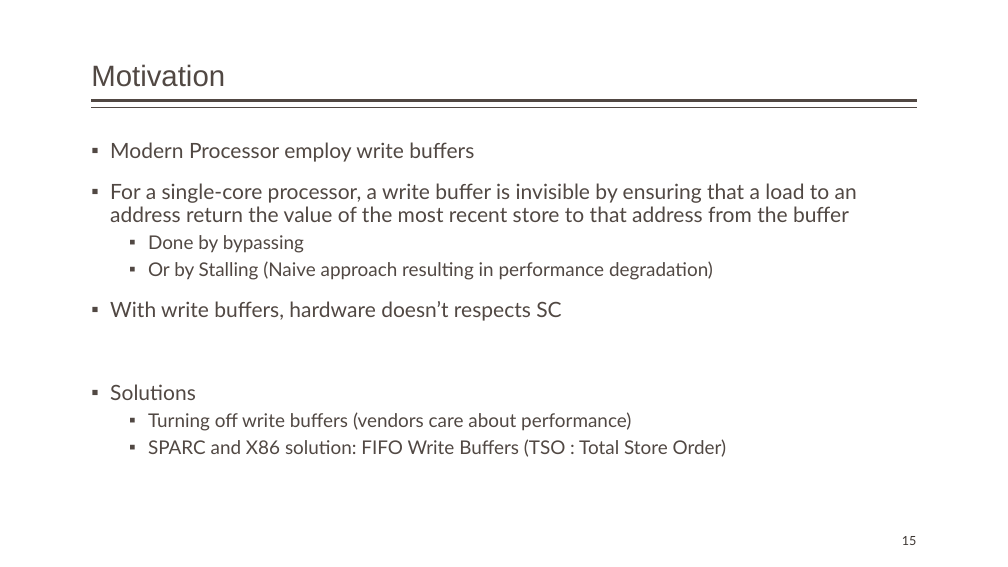
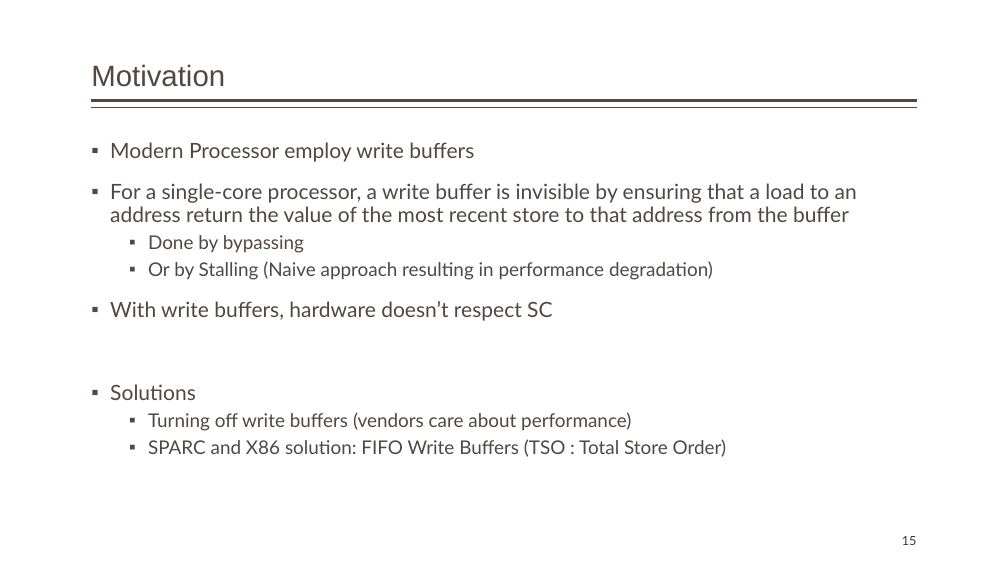
Before and after one commit to ehsanyousefzadehasl/MMCC, a slide deck: slide 15 of Consistency & coherence.pptx. Drawn at 1008x567 pixels with LibreOffice and Linux fonts; fonts in the diff are those of the drawing. Boxes give left, top, right and bottom in pixels: in the first picture for what was removed or moved away, otherwise in the second. Text is boxed around its words. In the diff, an @@ line names an element or a change of style, - is before the commit and + after.

```diff
--- a/Consistency & coherence.pptx
+++ b/Consistency & coherence.pptx
@@ text at [110, 301, 552, 321]: text changed @@
-▪ With write buffers, hardware doesn’t respects SC
+▪ With write buffers, hardware doesn’t respect SC
```
Also in this commit, not shown: 7 slides added, 2 slides removed.
